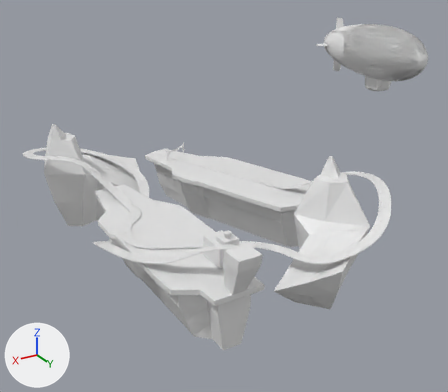
The Blender file Blender/Mapas/Mapa 2/BlokingCircuito3.blend as it was, and as the next commit left it.
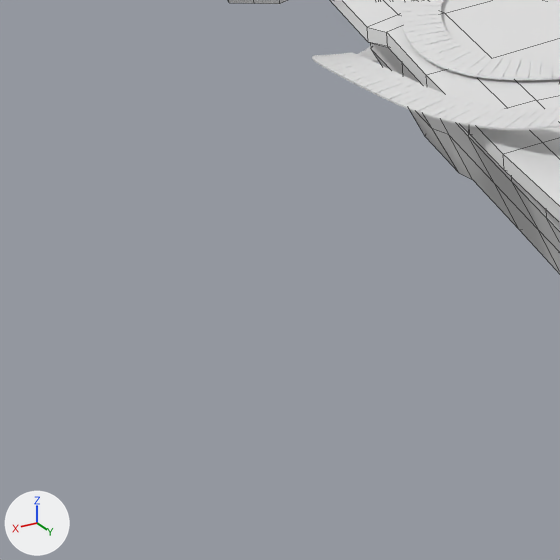
The first picture shows the older version from a camera (50 mm lens) standing at (157.0, 337.0, 229.0) and looking at (-61.0, -26.0, 47.0). The close-ups show both versions on the part from 0% to 37% of the width and 57% to 100% of the height of that picture; other places that the commit changed are outside them. Every picture has the same lights, and +X, +Y and +Z are marked at lower left. The close-ups show mesh edges as thin lines.

Names of what the first close-up shows: 'Plane', 'PortaAviones'.
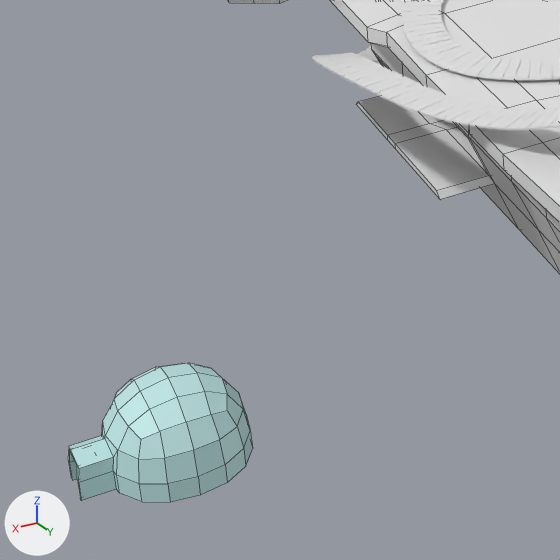
Boxes (x1, y1, x2, y2) around the edits, measured in the close-ups (560 x 560 px):
'Cube.014', added (cyan): after (68, 363, 253, 502)
part 1 of me_plane_003, built on: before (372, 50, 494, 182); after (356, 50, 495, 199)

What changed in the scene script:
```text
Add mat_material_002:
    mat_material_002 = principled_material('Material.002')
    mat_material_002.base_color = (0.0, 0.0, 0.0)  # black #000000
Add mat_material_001:
    mat_material_001 = principled_material('Material.001')
    mat_material_001.base_color = (0.525, 0.8, 0.8)  # cyan #c0e7e7
Change me_plane_003:
    used by ob_portaaviones; location = (-0.1, 0.0, -0.1); scale = (3.61, 3.61, 3.61)
    remove me_plane_003.from_pydata(...)  # 223 vertices, 213 faces; spans x -9.1..8.4, y -28.4..23.1, z 0.0..11.2
    add me_plane_003.from_pydata(...)  # 247 vertices, 237 faces; spans x -9.1..8.4, y -28.4..23.1, z 0.0..11.2
    me_plane_003 part 1
    3 faces are deleted
    19 vertices are added at x 0.4..7.4, y -12.5..0.1, z 3.4..6.5
    5 new vertices lie (3.9, 0.0, 0.0) away from vertices in x 0.4..2.2, y -12.1..-0.3, z 3.8..6.5
    27 new faces join them
Add me_cube_021:
    me_cube_021.from_pydata(...)  # 106 vertices, 91 faces; spans x -0.84..1.19, y -0.84..0.84, z -0.26..0.84
    # faces by material slot: [84, 7]
    me_cube_021.materials.append(mat_material_001)  # cyan #c0e7e7
    me_cube_021.materials.append(mat_material_002)  # black #000000
Add ob_cube_014:
    ob_cube_014 = bpy.data.objects.new('Cube.014', me_cube_021)
    ob_cube_014.location = (91.7, 38.1, 5.7)
    ob_cube_014.scale = (14.5, 14.5, 14.5)
```
